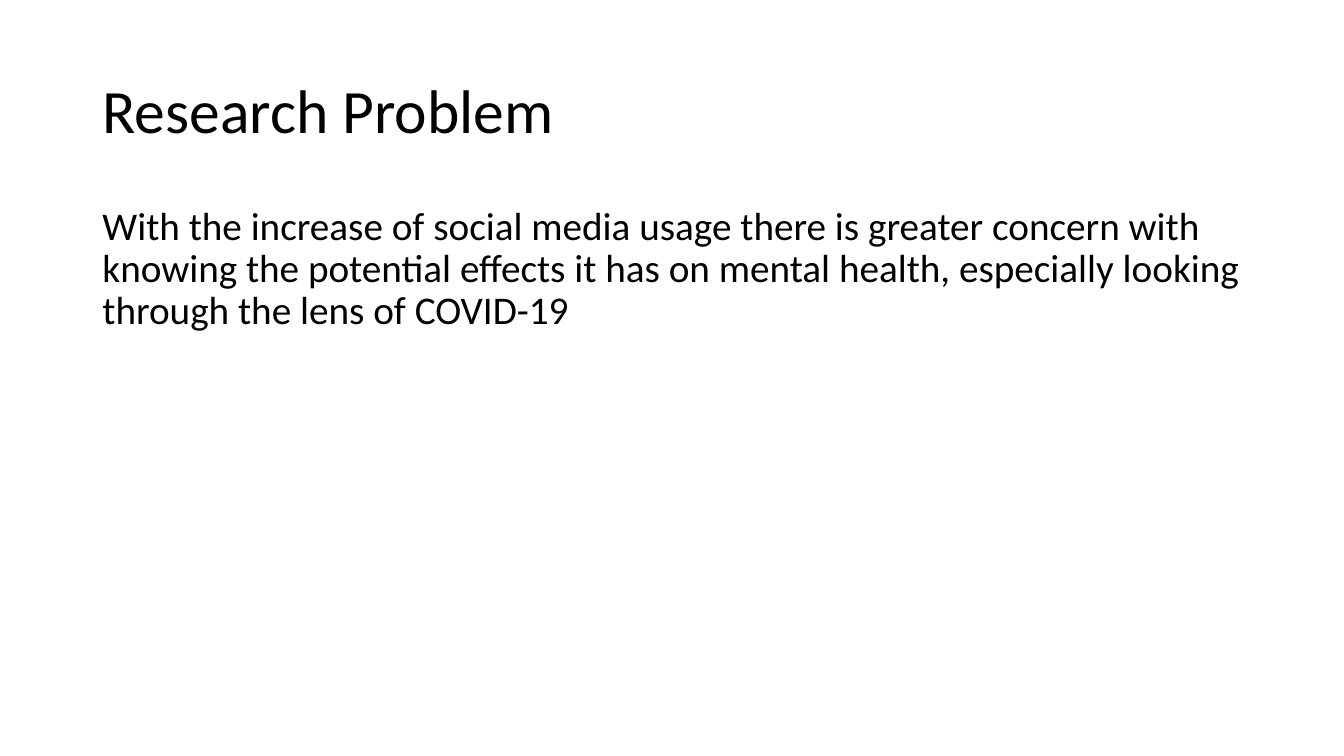
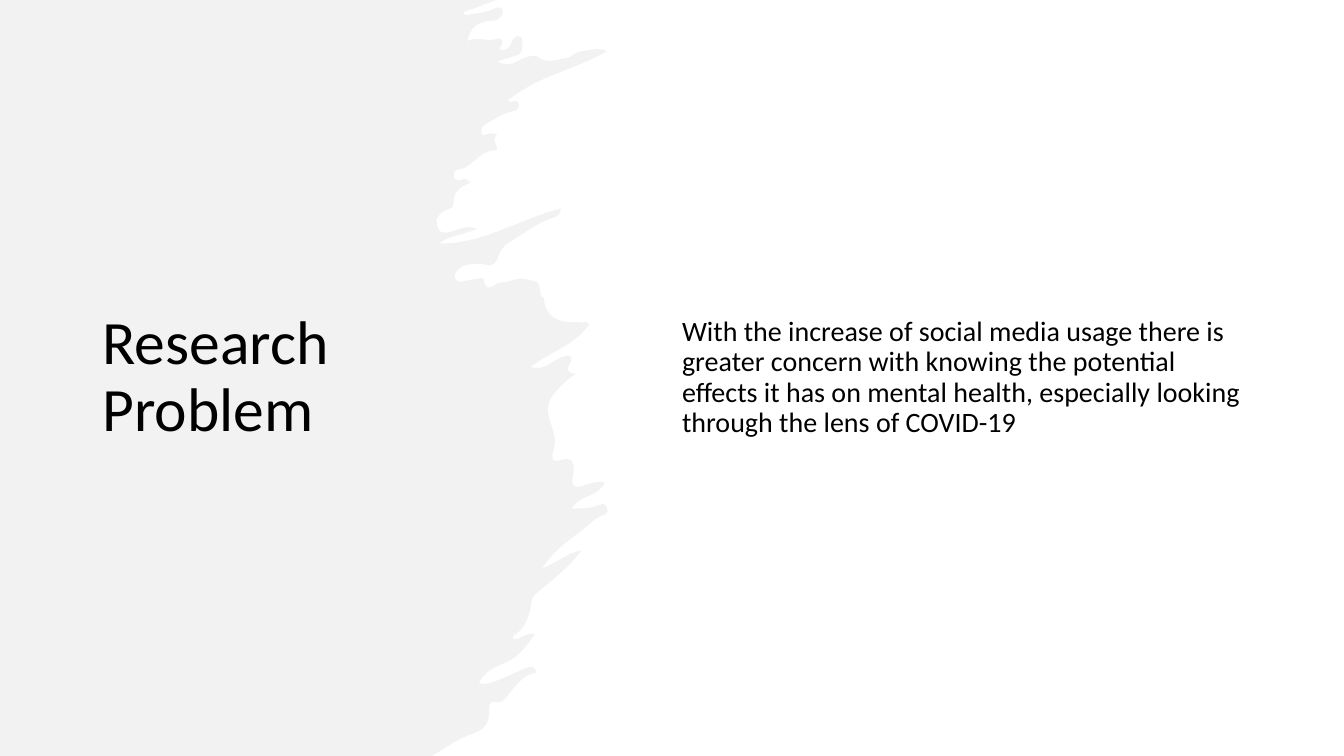
Before and after one commit to Millhouse32/ResearchMethology, a slide deck: slide 2 of Literature-Review/Litature-Review-Slides.pptx. Drawn at 1344x756 pixels with LibreOffice and Linux fonts; fonts in the diff are those of the drawing. Boxes give left, top, right and bottom in pixels: in the first picture for what was removed or moved away, otherwise in the second. Text is boxed around its words. In the diff, an @@ line names an element or a change of style, - is before the commit and + after.

```diff
--- a/Literature-Review/Litature-Review-Slides.pptx
+++ b/Literature-Review/Litature-Review-Slides.pptx
@@ freeform shape added at box(0, 0, 608, 756), fill #E7E6E6 at 50% opacity @@
@@ title "Research Problem" rewrapped from box(102, 90, 553, 134) to box(102, 321, 328, 432) @@
@@ text "With the increase of social ...": place and size @@
-text "With the increase of social ..." at box(102, 212, 1239, 331)
+text "With the increase of social ..." at box(682, 321, 1240, 437)
@@ text "With the increase of social ..." at box(682, 321, 1240, 437): size 28 to 20 pt; vertical alignment top to middle @@
```
Also in this commit, not shown: 1 other slide changed, 2 slides added.
